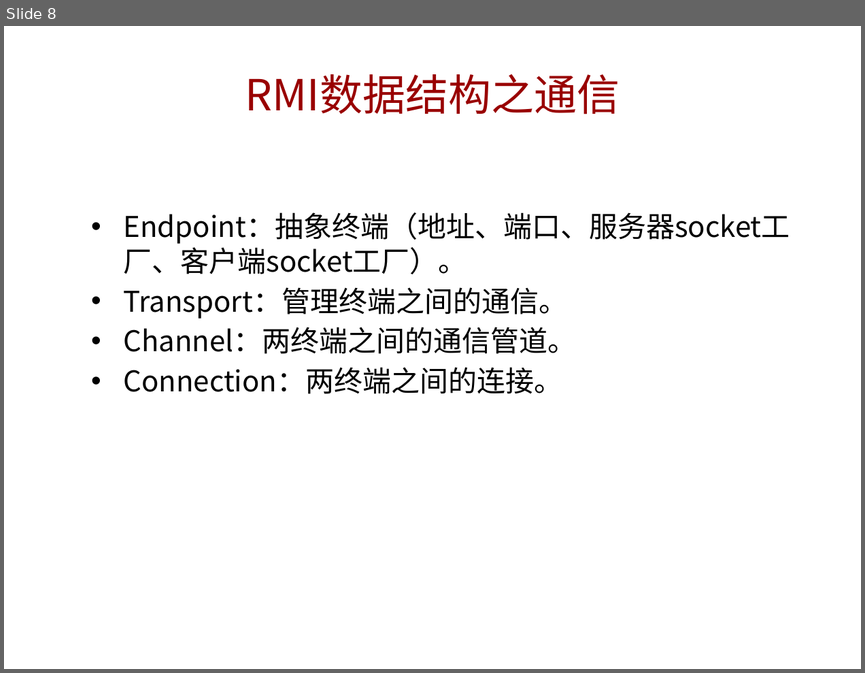
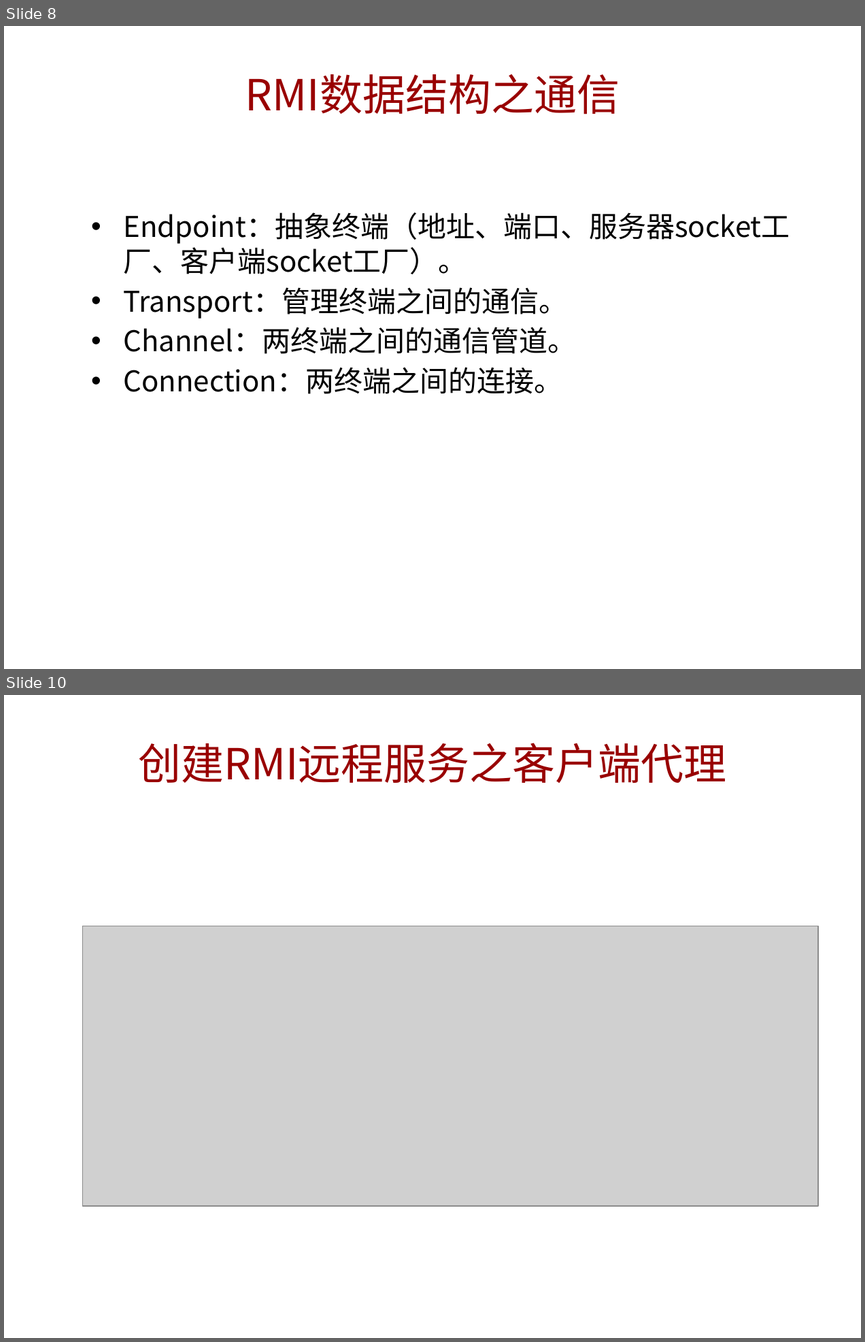
Before and after one commit to jianzijian/Hello-World, a slide deck: RMI学习分享.pptx. Shown one above the other, each under a label of ours: slide 8 before the commit, slides 8 and 10 after it; the slides between them are not shown. The pictures are 865x673 and 865x1342 pixels, drawn with LibreOffice and Linux fonts; fonts in the diff are those of the drawing; grey boxes stand for pictures; background and template pictures are left out. Boxes give left, top, right and bottom in pixels: in the first picture for what was removed or moved away, otherwise in the second. Text is boxed around its words. In the diff, an @@ line names an element or a change of style, - is before the commit and + after.

```diff
--- a/RMI学习分享.pptx
+++ b/RMI学习分享.pptx
@@ slide 10 added at bbox=[4, 695, 861, 1338], background picture (left out) @@
@@ title added at bbox=[138, 743, 727, 783], 36 pt, text #990000 @@
+创建RMI远程服务之客户端代理
@@ picture added at bbox=[83, 926, 818, 1206] @@
```
Also in this commit, not shown: 1 slide changed, 5 other slides added.
